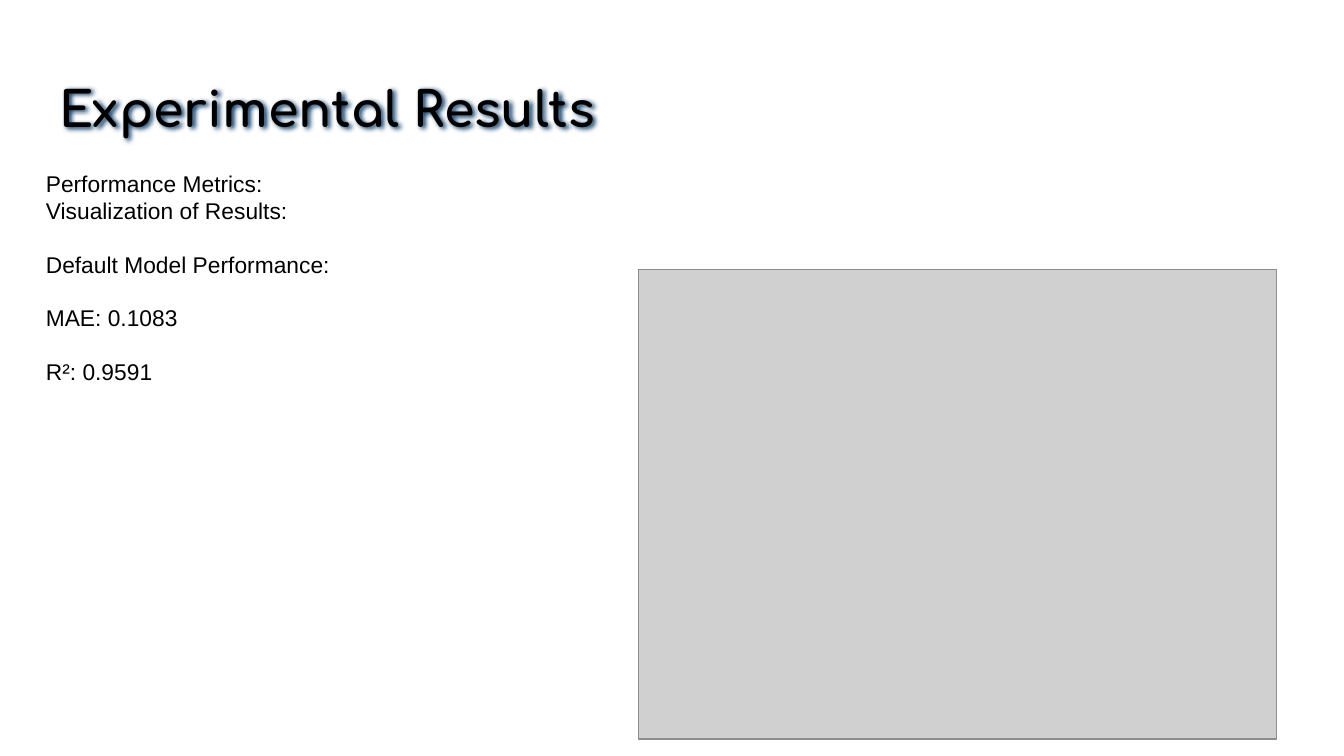
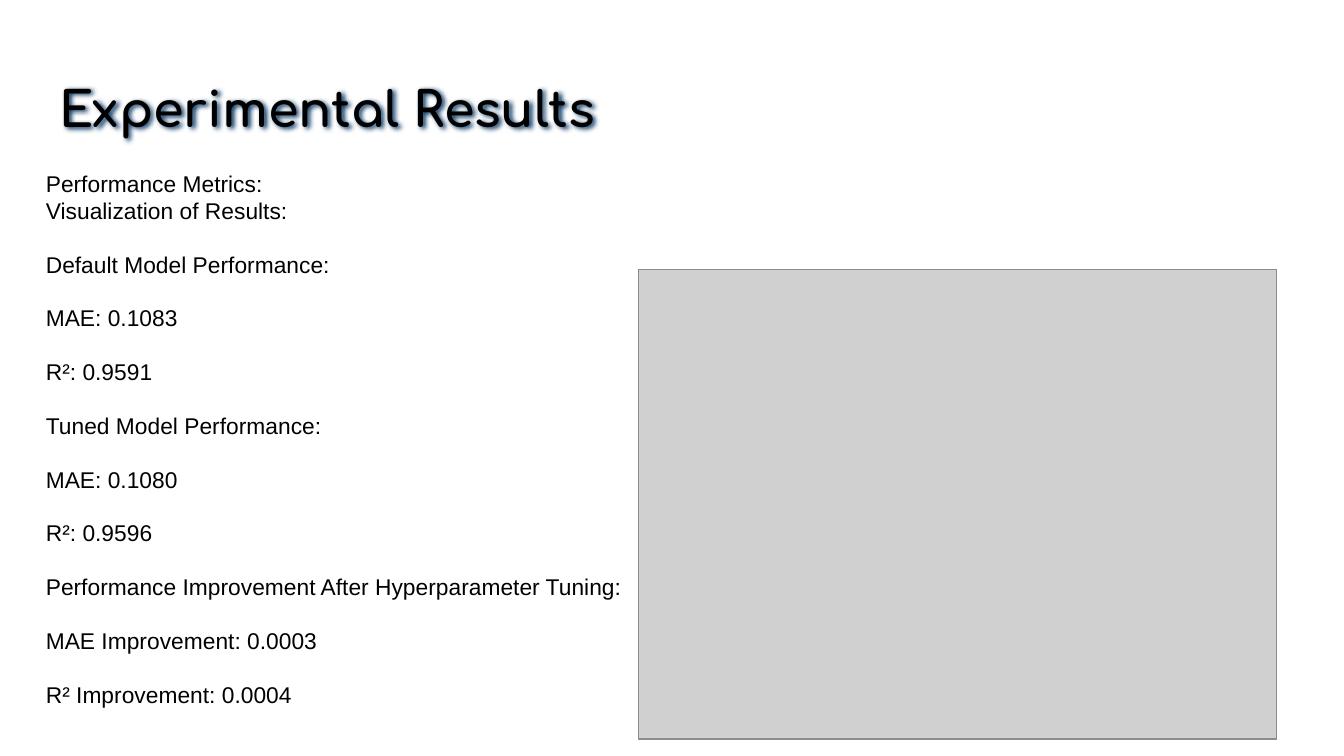
Before and after one commit to NicholasMDH/AI_Surf_Predictions, a slide deck: slide 9 of OpenSurf.pptx. Drawn at 1344x756 pixels with LibreOffice and Linux fonts; fonts in the diff are those of the drawing; grey boxes stand for pictures; background and template pictures are left out. Boxes give left, top, right and bottom in pixels: in the first picture for what was removed or moved away, otherwise in the second. Text is boxed around its words. In the diff, an @@ line names an element or a change of style, - is before the commit and + after.

Commit message:
Finished editing powerpoint

```diff
--- a/OpenSurf.pptx
+++ b/OpenSurf.pptx
@@ text at <box>46,417,621,708</box>: paragraphs added @@
+Tuned Model Performance:
+MAE: 0.1080
+R²: 0.9596
+Performance Improvement After Hyperparameter Tuning:
+MAE Improvement: 0.0003
+R² Improvement: 0.0004
```
Also in this commit, not shown: 1 other slide changed.
